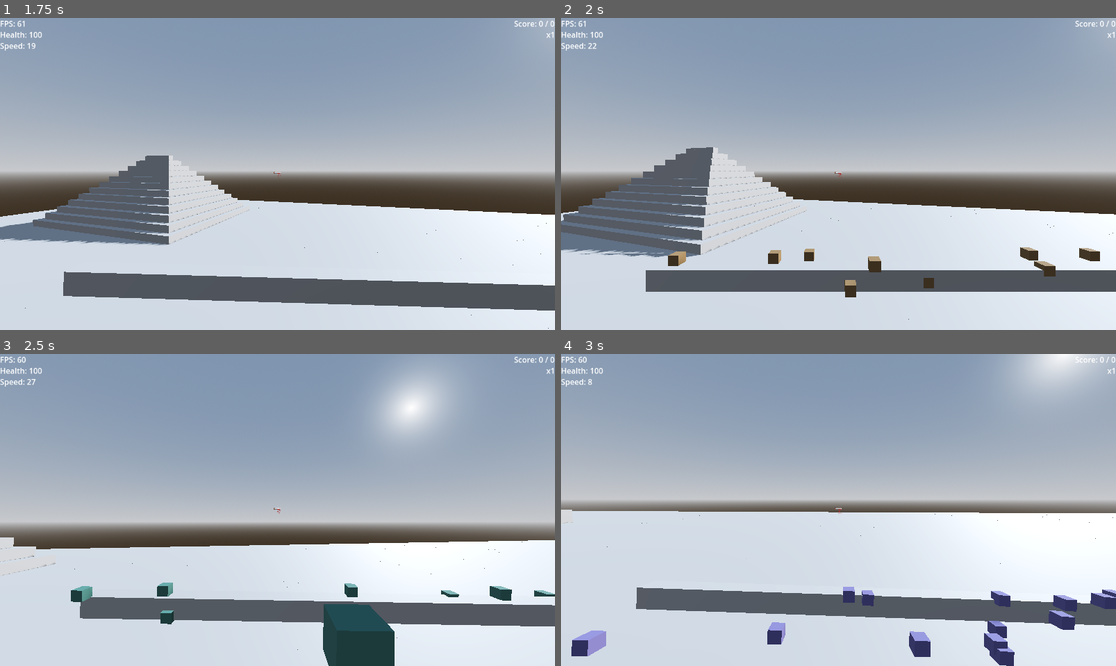
Above: before the commit, frames 1-4 (two rows, left to right).
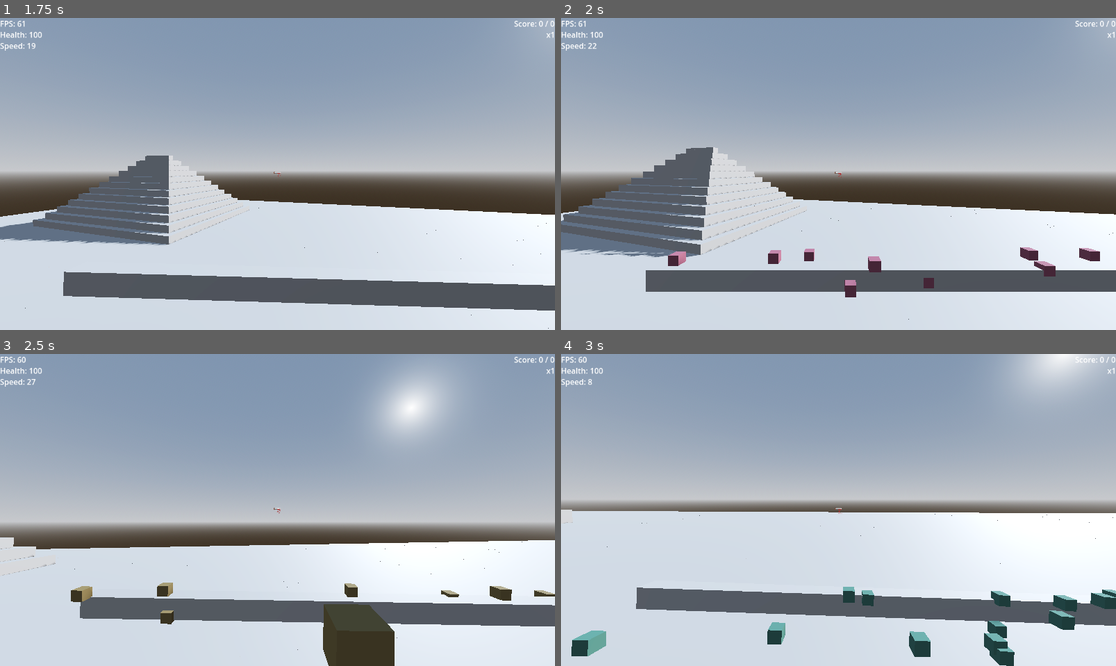
Above: after the commit, the same moments.

Repository: LunarTides/Speedrun-Game
Game: Godot game, scene res://scenes/world.tscn
The game is run twice, just before and just after one commit, with the same random seed, the same clock (stepped at 60 frames per second) and the same inputs.
Inputs (mouse positions are in pixels of both pictures, inside the frame that each line leads up to):
- Up to frame 1 (1.75 s): move the mouse to (305, 174) at 0.52 s; press the mouse at (305, 174) at 0.53 s; hold W (move_forward) from 0.53 s (still down); tap Space (jump) at 0.77, 1.52 s; move the mouse to (249, 174) at 1.27 s; release the mouse at (249, 174) at 1.28 s; tap Q (equip_katana) at 1.35 s
- Up to frame 2 (2 s): keep holding W (move_forward)
- Up to frame 3 (2.5 s): keep holding W (move_forward); move the mouse to (288, 503) at 2.02 s; tap Shift (fly_to_enemy) at 2.1 s
- Up to frame 4 (3 s): keep holding W (move_forward); move the mouse to (832, 516) at 2.77 s; tap Ctrl (slam) at 2.85 s

Frame 1 is identical in both runs. In frame 2, 0.4% of the frame differs, in the area x 19-97%, y 73-88%; in frame 3, 3.1%, in the area x 12-100%, y 73-100%; in frame 4, 2.4%.

Commit message:
Resolve all warnings

Diff:
--- a/scripts/enemies/enemy.gd
+++ b/scripts/enemies/enemy.gd
@@ -41,7 +41,7 @@
 	$MeshInstance3D.set_surface_override_material(0, ENEMY_TARGET_MATERIAL)
 
 	target_indicator.show()
-	await get_tree().create_timer(1.0)
+	await get_tree().create_timer(1.0).timeout
 	target_indicator_animation_player.play(&"dance")
 
 
--- a/scripts/ui.gd
+++ b/scripts/ui.gd
@@ -7,7 +7,7 @@
 
 
 # Called every frame. 'delta' is the elapsed time since the previous frame.
-func _process(delta: float) -> void:
+func _process(_delta: float) -> void:
 	%FPS.text = "FPS: %d" % Performance.get_monitor(Performance.TIME_FPS)
 	%Health.text = "Health: %d" % GameManager.player.health
 	%Speed.text = "Speed: %d" % GameManager.player.speed
--- a/scripts/weapons/katana.gd
+++ b/scripts/weapons/katana.gd
@@ -8,7 +8,7 @@
 func _process(delta: float) -> void:
 	#var particle_material: Material = Material.new()
 	#particle_material.albedo_color = Color.from_ok_hsl(delta, 100, 59)
-	color += 0.01
+	color += 0.5 * delta
 
 	$GPUParticles3D.draw_pass_1.surface_get_material(0).albedo_color = Color.from_ok_hsl(color, 0.4, 0.4)
 
--- a/scripts/weapons/weapon.gd
+++ b/scripts/weapons/weapon.gd
@@ -9,16 +9,6 @@
 @onready var enemy_hurt_hitbox: Area3D = $EnemyHurtHitbox
 @onready var animation_player: AnimationPlayer = $AnimationPlayer
 @onready var animation_tree: AnimationTree = $AnimationTree
-
-
-# Called when the node enters the scene tree for the first time.
-func _ready() -> void:
-	pass # Replace with function body.
-
-
-# Called every frame. 'delta' is the elapsed time since the previous frame.
-func _process(delta: float) -> void:
-	pass
 
 
 func _equip() -> void:
